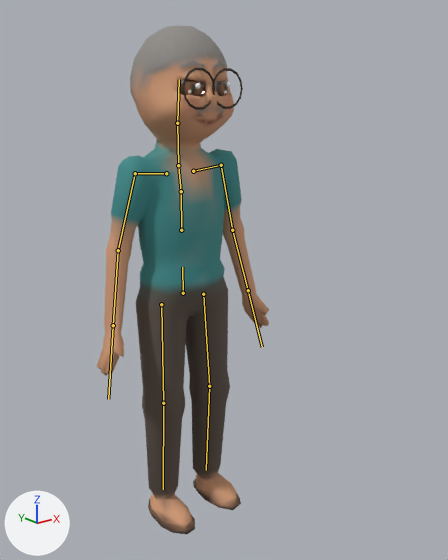
A saved change to the glTF model assets/models/nguoi/chutu.glb.
Before and after are seen from a 50 mm lens placed at (-1.099, -1.588, 1.443), pointed at (0.07, -0.126, 0.858). The axes (+X, +Y, +Z) are drawn at lower left. The lights are the same throughout. The older version comes first. The bones that change, and the others that lie on the model, are drawn over the model as lines.

Objects in the first picture: 'Nguoi_chutu'.
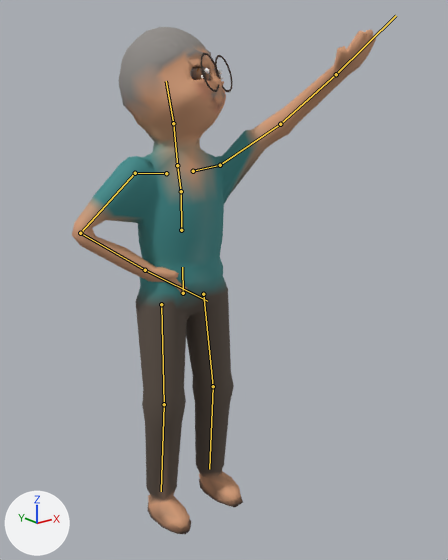
The newer file adds an action. The first version stands in its rest pose; the second is drawn at frame 49 of the action 'chi_len'.

What the commit changed:
Bone 'chest' (bone_chest) turns from (0, 0, 0) to (-3, 1, 0) degrees about its own x, y and z.
Bone 'upperarm.L' (bone_upperarm_l) turns from (0, 0, 0) to (-73, -45, -59) degrees about its own x, y and z.
Bone 'forearm.L' (bone_forearm_l) turns from (0, 0, 0) to (-3, 0, -2) degrees about its own x, y and z.
Bone 'hand.L' (bone_hand_l) turns from (0, 0, 0) to (-6, 10, 0) degrees about its own x, y and z.
Bone 'upperarm.R' (bone_upperarm_r) turns from (0, 0, 0) to (10, -3, 30) degrees about its own x, y and z.
Bone 'forearm.R' (bone_forearm_r) turns from (0, 0, 0) to (-20, -19, -88) degrees about its own x, y and z.
Bone 'hand.R' (bone_hand_r) turns from (0, 0, 0) to (-6, -10, 0) degrees about its own x, y and z.
Bone 'neck' (bone_neck) turns from (0, 0, 0) to (-5, 2, 0) degrees about its own x, y and z.
Bone 'head' (bone_head) turns from (0, 0, 0) to (-8, 25, 0) degrees about its own x, y and z.
Bone 'thigh.L' (bone_thigh_l) turns from (0, 0, 0) to (-2, 0, -1) degrees about its own x, y and z.
Bone 'shin.L' (bone_shin_l) turns from (0, 0, 0) to (3, 0, 0) degrees about its own x, y and z.
Bone 'thigh.R' (bone_thigh_r) turns from (0, 0, 0) to (-2, 0, 1) degrees about its own x, y and z.
Bone 'shin.R' (bone_shin_r) turns from (0, 0, 0) to (3, 0, 0) degrees about its own x, y and z.

Boxes [x1, y1, x2, y2] around the edits, measured in the pictures (448 x 560 px):
'Nguoi_chutu', posed (76% wider)
    before: [97, 26, 269, 534]
    after: [72, 27, 376, 534]
bone 'chest', root to tip
    before: (181, 191) to (178, 166)
    after: (181, 191) to (177, 166)
bone 'upperarm.L', root to tip
    before: (221, 165) to (232, 230)
    after: (220, 165) to (280, 124)
bone 'forearm.L', root to tip
    before: (232, 230) to (248, 290)
    after: (280, 124) to (336, 74)
bone 'hand.L', root to tip
    before: (248, 290) to (262, 347)
    after: (336, 74) to (396, 15)
bone 'upperarm.R', root to tip
    before: (135, 173) to (118, 250)
    after: (135, 173) to (80, 233)
bone 'forearm.R', root to tip
    before: (118, 250) to (113, 325)
    after: (80, 233) to (145, 270)
bone 'hand.R', root to tip
    before: (113, 325) to (108, 399)
    after: (145, 270) to (207, 301)
bone 'neck', root to tip
    before: (178, 165) to (177, 123)
    after: (177, 165) to (173, 123)
bone 'head', root to tip
    before: (177, 123) to (179, 79)
    after: (173, 123) to (166, 81)
bone 'thigh.L', root to tip
    before: (203, 294) to (209, 386)
    after: (203, 294) to (213, 386)
bone 'shin.L', root to tip
    before: (209, 386) to (206, 470)
    after: (213, 386) to (209, 469)
bone 'thigh.R', root to tip
    before: (161, 304) to (163, 403)
    after: (161, 304) to (164, 404)
bone 'shin.R', root to tip
    before: (163, 403) to (163, 489)
    after: (164, 404) to (161, 491)
